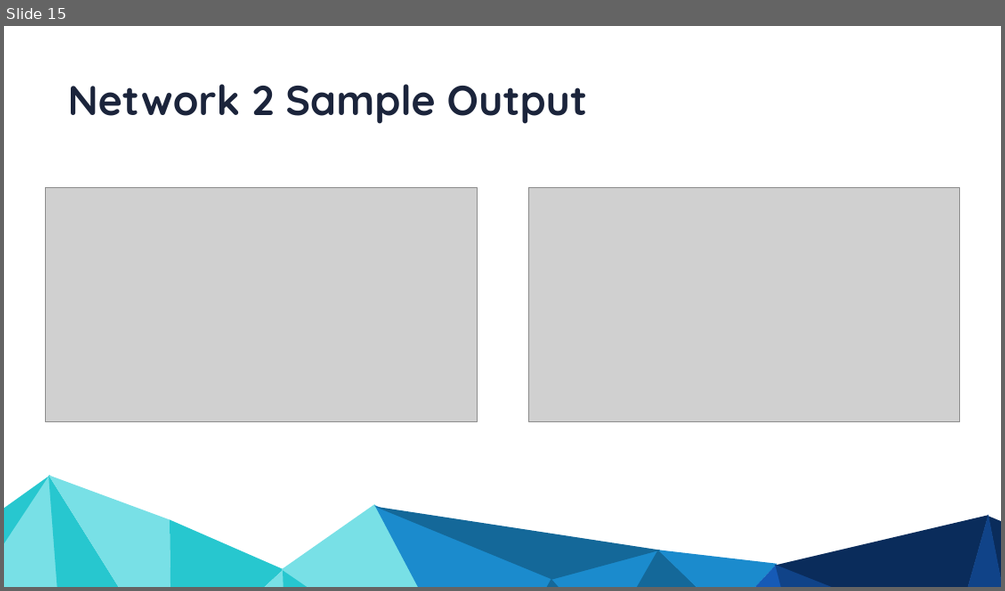
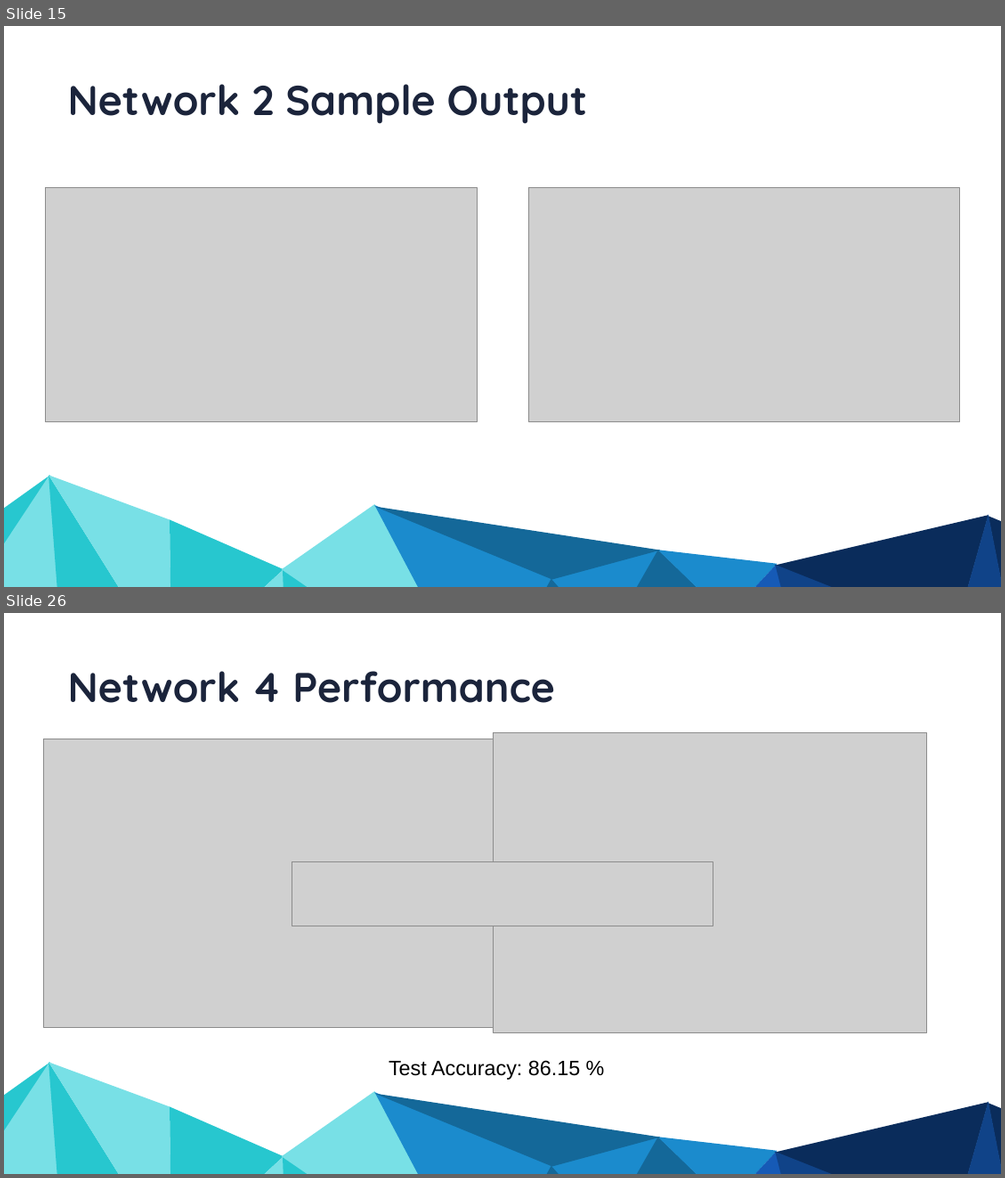
Before and after one commit to NasirKhalid24/Vancouver-Crime-Prediction, a slide deck: Final Presentation.pptx. Shown one above the other, each under a label of ours: slide 15 before the commit, slides 15 and 26 after it; the slides between them are not shown. The pictures are 1005x591 and 1005x1178 pixels, drawn with LibreOffice and Linux fonts; fonts in the diff are those of the drawing; grey boxes stand for pictures. Boxes give left, top, right and bottom in pixels: in the first picture for what was removed or moved away, otherwise in the second. Text is boxed around its words. In the diff, an @@ line names an element or a change of style, - is before the commit and + after.

```diff
--- a/Final Presentation.pptx
+++ b/Final Presentation.pptx
@@ slide 26 added at box(4, 613, 1001, 1174), background #FFFFFF; not listed: 19 template elements that a slide beside it also shows @@
@@ text added at box(68, 671, 554, 703), 80 pt, text #1B243B, bold @@
+Network 4 Performance
@@ picture added at box(43, 738, 493, 1027) @@
@@ picture added at box(493, 733, 927, 1033) @@
@@ picture added at box(291, 861, 712, 925) @@
@@ text added at box(388, 1060, 580, 1079), 40 pt, text #000000 @@
+Test Accuracy: 86.15 %
```
Also in this commit, not shown: 1 slide changed, 13 other slides added, 2 other files.
